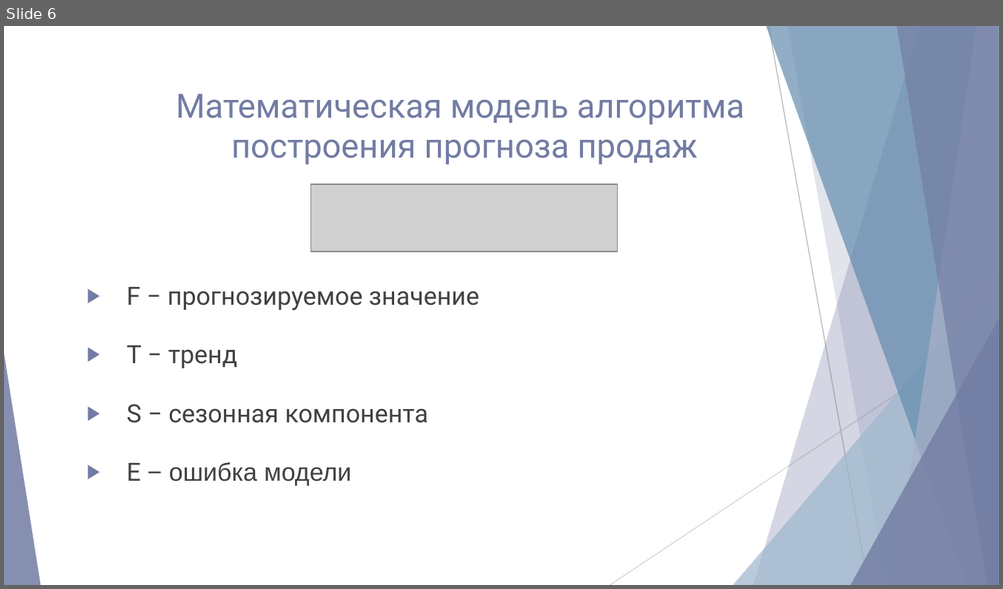
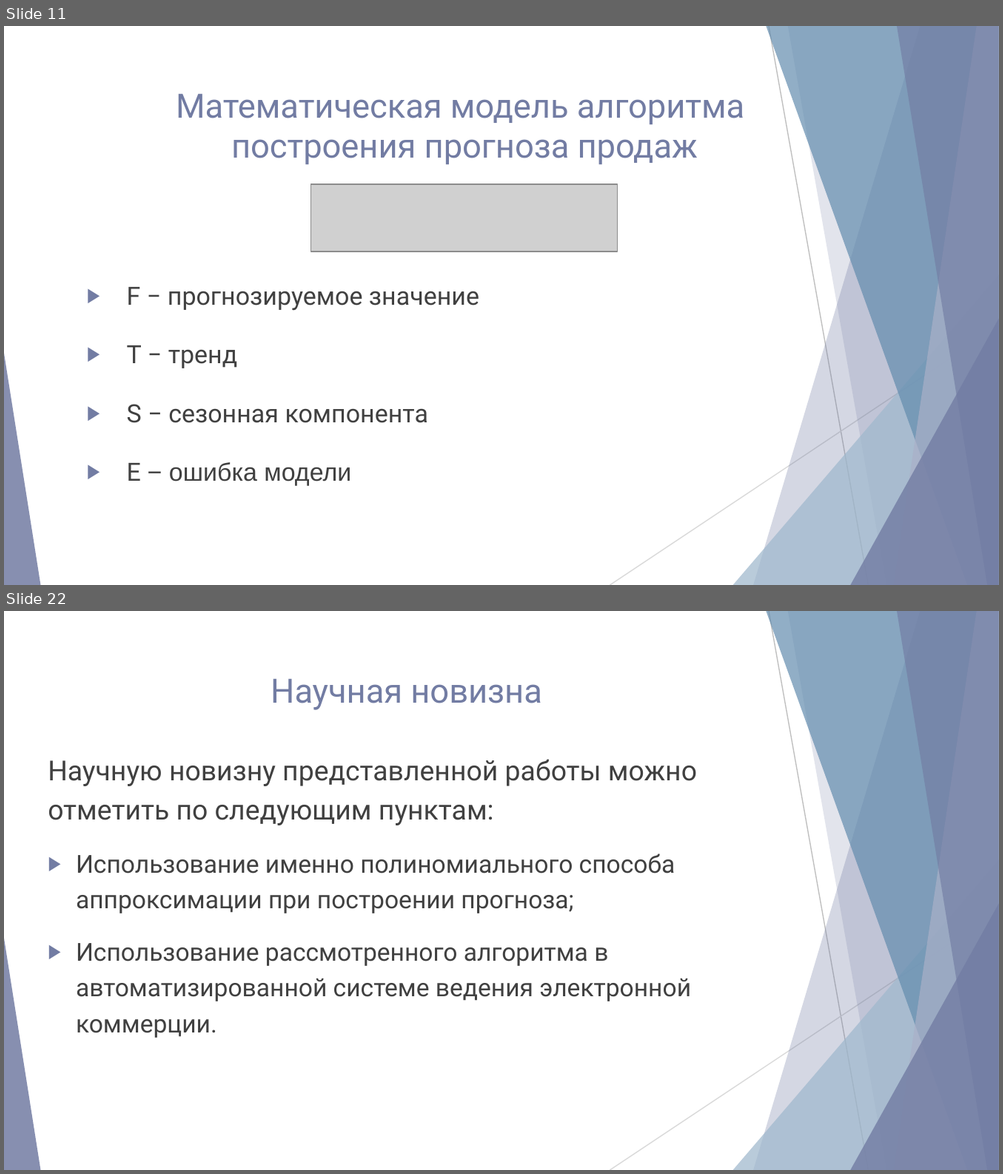
Before and after one commit to NG-Studio-Development/Dissertation, a slide deck: Диссертация/Презентация/Акимов Николай.pptx. Shown one above the other, each under a label of ours: slide 6 before the commit, slides 11 and 22 after it; the slides between them are not shown. The pictures are 1003x589 and 1003x1174 pixels, drawn with LibreOffice and Linux fonts; fonts in the diff are those of the drawing; grey boxes stand for pictures. Boxes give left, top, right and bottom in pixels: in the first picture for what was removed or moved away, otherwise in the second. Text is boxed around its words. In the diff, an @@ line names an element or a change of style, - is before the commit and + after.

```diff
--- a/Диссертация/Презентация/Акимов Николай.pptx
+++ b/Диссертация/Презентация/Акимов Николай.pptx
@@ slide 22 added at <box>4,611,999,1170</box>, background #FFFFFF; not listed: 10 template elements that a slide beside it also shows @@
@@ title added at <box>270,679,541,710</box>, 24.3 pt, text #727CA3 @@
+Научная новизна
@@ text added at <box>48,759,697,1038</box>, 18 pt, text #404040 @@
+Научную новизну представленной работы можно отметить по следующим пунктам:
+▶ Использование именно полиномиального способа аппроксимации при построении прогноза;
+▶ Использование рассмотренного алгоритма в автоматизированной системе ведения электронной коммерции.
@@ what was slide 6 is now slide 11 @@
```
Also in this commit, not shown: 12 slides changed, 10 other slides added, 10 slides removed, 11 other files.
